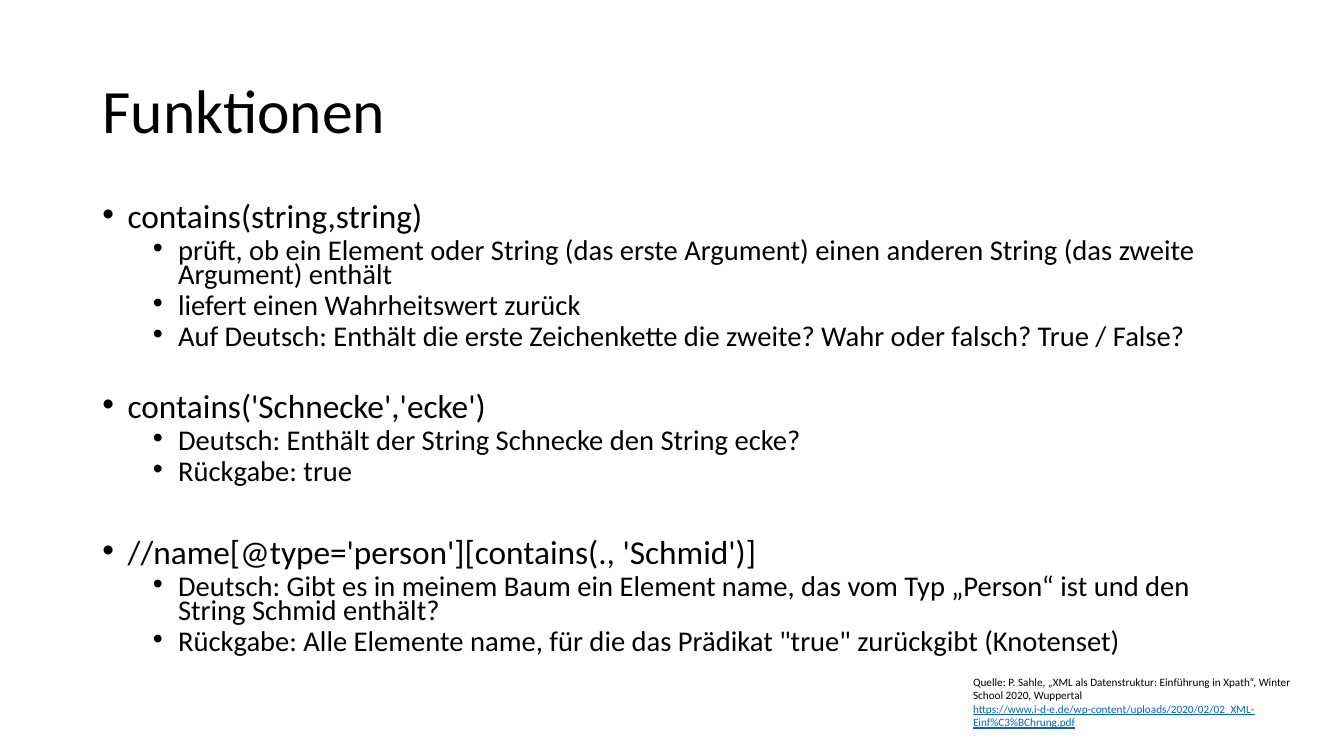
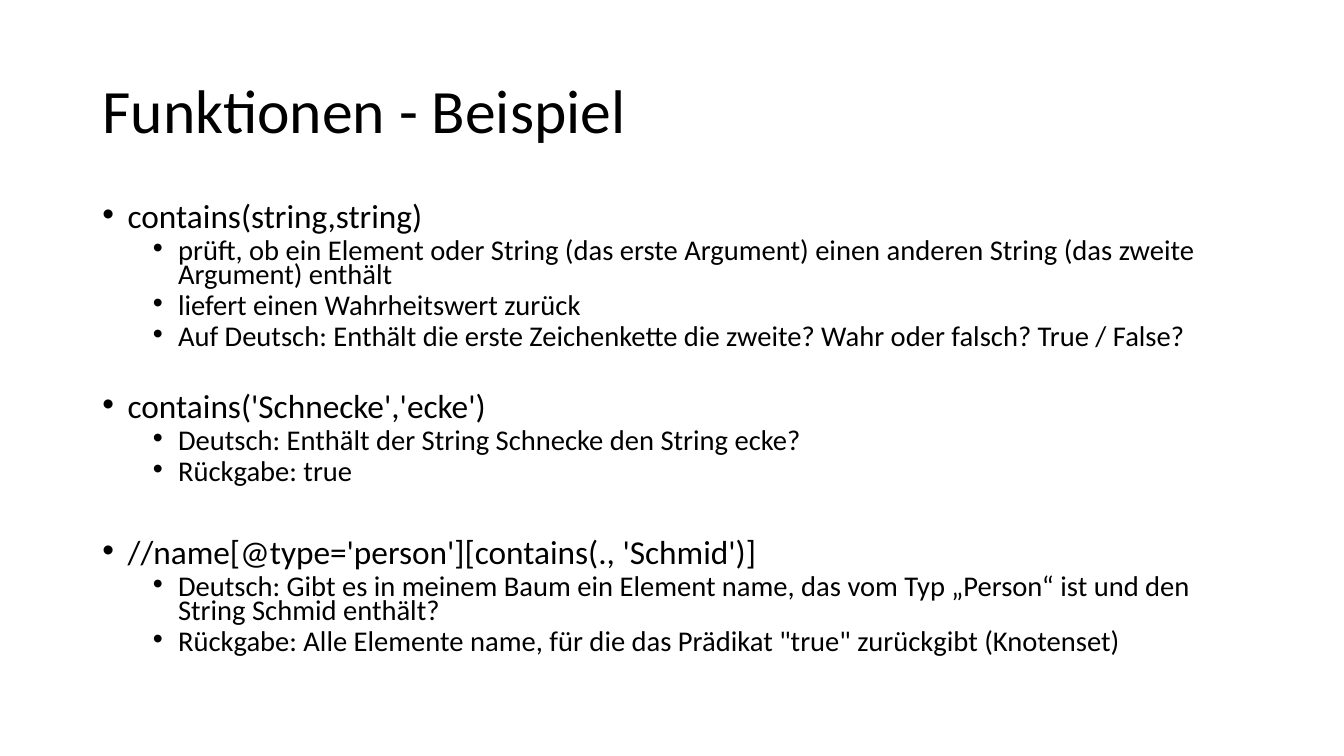
Before and after one commit to Lena-Luise/Lehre, a slide deck: slide 19 of SchulungenKGParl/Folien/XPath.pptx (slide 20 before the commit). Drawn at 1344x756 pixels with LibreOffice and Linux fonts; fonts in the diff are those of the drawing. Boxes give left, top, right and bottom in pixels: in the first picture for what was removed or moved away, otherwise in the second. Text is boxed around its words. In the diff, an @@ line names an element or a change of style, - is before the commit and + after.

```diff
--- a/SchulungenKGParl/Folien/XPath.pptx
+++ b/SchulungenKGParl/Folien/XPath.pptx
@@ title at (x1=102, y1=90, x2=625, y2=143): text changed @@
-Funktionen
+Funktionen - Beispiel
@@ text removed at (x1=973, y1=678, x2=1290, y2=729) @@
-Quelle: P. Sahle, „XML als Datenstruktur: Einführung in Xpath“, Winter School 2020, Wuppertal https://www.i-d-e.de/wp-content/uploads/2020/02/02_XML-Einf%C3%BChrung.pdf
```
Also in this commit, not shown: 14 other slides changed, 10 slides added, 1 slide removed, 1 other file.
